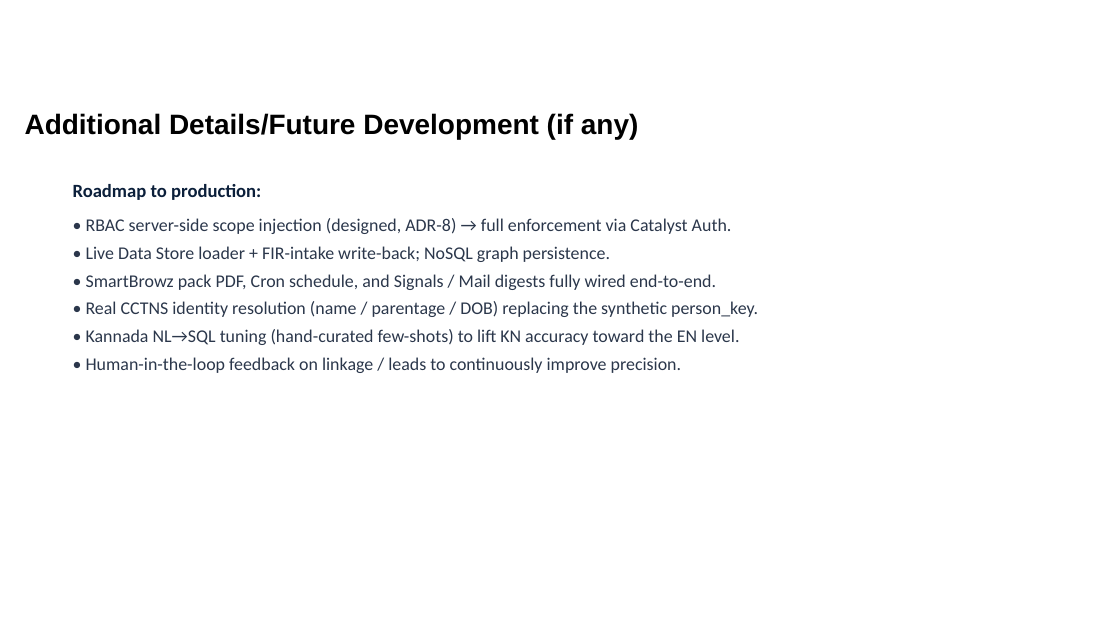
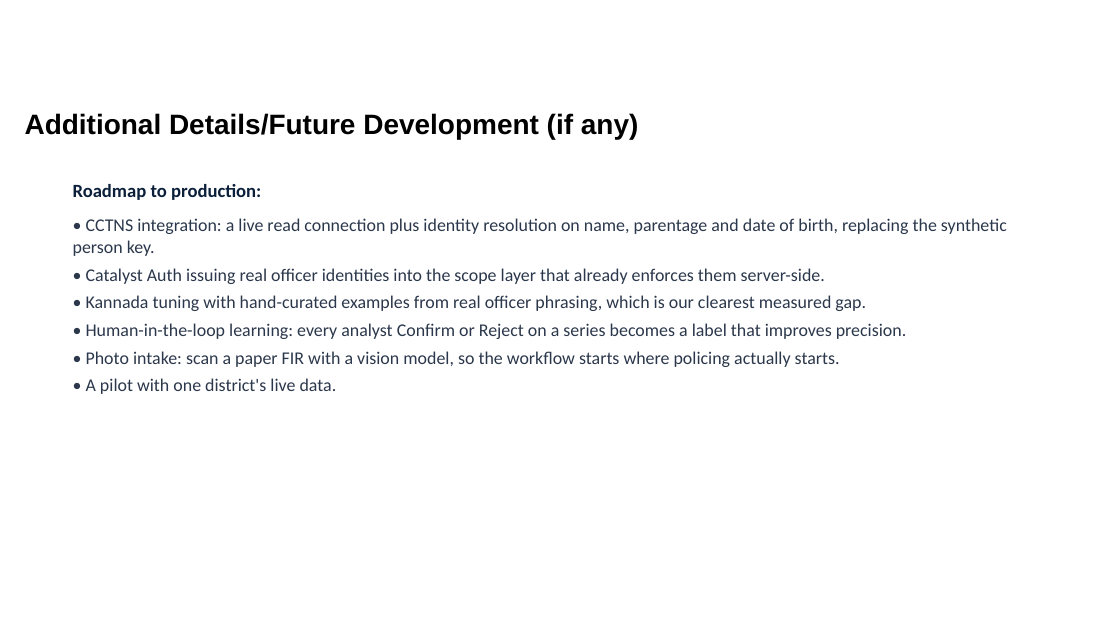
Before and after one commit to arungeekay/anveshak, a slide deck: slide 14 of ANVESHAK_KSP_Datathon_2026_Submission.pptx. Drawn at 1120x630 pixels with LibreOffice and Linux fonts; fonts in the diff are those of the drawing; background and template pictures are left out. Boxes give left, top, right and bottom in pixels: in the first picture for what was removed or moved away, otherwise in the second. Text is boxed around its words. In the diff, an @@ line names an element or a change of style, - is before the commit and + after.

Commit message:
video+deck: refresh both for the Stage-2 feature set
Video (2:38, within the 3-minute limit): re-recorded against the live app covering
all nine views. New beats: the patrol plan, the Trust Center red-team console
refusing injection and caste profiling, the audit chain verifying, a new FIR filed
in plain words joining SH-07 as case 16, the series replay crossing three
districts, the counterfactual, Person 360 and role-scoped answers.

Deck: rewritten for what the app now does, with six fresh screenshots including
the live intake and the red-team console. Benchmarks slide adds the counterfactual,
the ten-second investigation and the guardrail record. Catalyst slide separates
what is live from what is integrated with an honest status.

Also corrected a caption that hardcoded fifteen offences; the intake earlier in the
demo grows the series to sixteen.

```diff
--- a/ANVESHAK_KSP_Datathon_2026_Submission.pptx
+++ b/ANVESHAK_KSP_Datathon_2026_Submission.pptx
@@ text at (73,218,1007,394): text changed @@
-• RBAC server-side scope injection (designed, ADR-8) → full enforcement via Catalyst Auth.
-• Live Data Store loader + FIR-intake write-back; NoSQL graph persistence.
-• SmartBrowz pack PDF, Cron schedule, and Signals / Mail digests fully wired end-to-end.
-• Real CCTNS identity resolution (name / parentage / DOB) replacing the synthetic person_key.
-• Kannada NL→SQL tuning (hand-curated few-shots) to lift KN accuracy toward the EN level.
-• Human-in-the-loop feedback on linkage / leads to continuously improve precision.
+• CCTNS integration: a live read connection plus identity resolution on name, parentage and date of birth, replacing the synthetic person key.
+• Catalyst Auth issuing real officer identities into the scope layer that already enforces them server-side.
+• Kannada tuning with hand-curated examples from real officer phrasing, which is our clearest measured gap.
+• Human-in-the-loop learning: every analyst Confirm or Reject on a series becomes a label that improves precision.
+• Photo intake: scan a paper FIR with a vision model, so the workflow starts where policing actually starts.
+• A pilot with one district's live data.
```
Also in this commit, not shown: 13 other slides changed, 11 other files.
